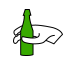
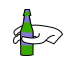
Revision of a layered 64 × 64 image; what changed, layer by layer:
added layer "Shape 1 copy" above "Shape 1" over [20, 9, 34, 47]
